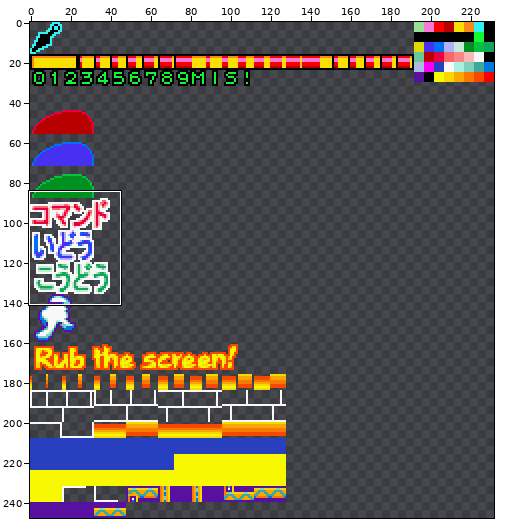
One commit to this sprite sheet: work_ACG/sys/obj/sys_ob_b_000.png. Above, an overview of the earlier version with the close-up marked.
Close-up. Old version:
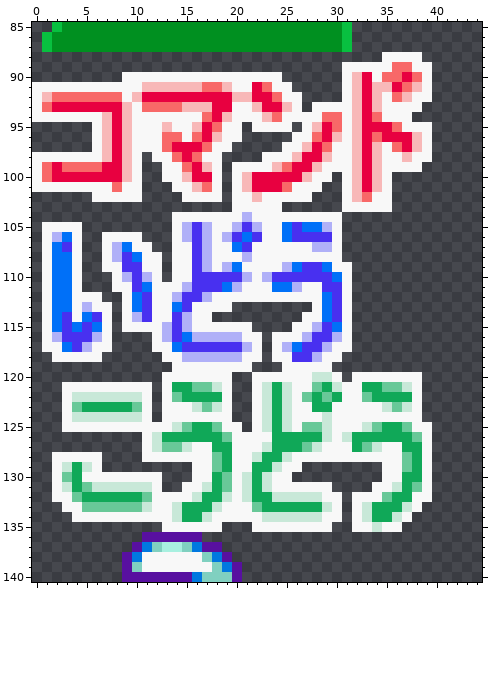
The file is 232x248 pixels. Shown: x 0..44, y 85..140.
New version:
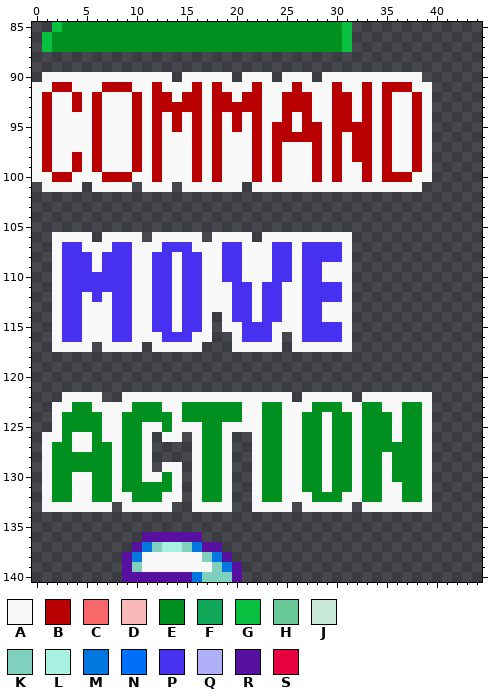
Palette (. is transparent): A #f8f8f8  B #b80000  C #f86868  D #f8b8b8  E #009020  F #10a858  G #08c040  H #68c898  J #c8e8d8  K #80d0c0  L #a8f0e0  M #0078e0  N #0070f8  P #4830f0  Q #b0b0f8  R #5810a0  S #e80040
Change:
@@ x 0..44 @@
  87 .GEEEEEEEEEEEEEEEEEEEEEEEEEEEEEG.............
- 88 ...................................AAAA......
- 89 ...............................AAAAACCAA.....
- 90 .........AAAAAAAAAAAAAAAA......ADSACCSCA.....
- 91 AAAAAAAAAAADDDDDDCCDAASCAA.....ADSDDSCDA.....
- 92 ADCCCCCCCADSSSSSSSSSDDSSCAA....ADSDACDAA.....
- 93 ACSSSSSSSDACCCCDDDSSAADSSDA.AAAADSDAAAA......
- 94 AAAAAAADSDAAAAAAACSDAAADCAAAACCADSCAAA.......
- 95 ......ADSDAAADAADSCAA.AAAA.ADSCADSSSCAAA.....
- 96 ......ADSDAAACCACSDAA.....AACSDADSCSSSDA.....
- 97 ......ADSDAAACSSSCAA.....AADSCAADSDACSDA.....
- 98 AAAAAAADSDA.AACSCAA....AAADSSDAADSDAADAA.....
- 99 ACSCCCCSSDA..AACSDA.AAAADCSSDAAADSDAAAA......
-100 ACSSSSSSSDA..AADSSA.ADSSSSSDAA.ADSDA.........
-101 AAAAAAAACAA...AADCA.ADSSSCAAA..ADSDA.........
-102 ......AAAAA....AAAA.AADAAAAA...ADCAA.........
-103 ....................AAAAA......AAAAA.........
-104 ..............AAAAAAAQAAAAAAAAA..............
-105 .AAAA.........AQPQAAQPQAANPNNQA..............
-106 .AQNA..AAAA...AQPQAQPNPAANPPPPA..............
-107 .ANPA..AQNAA..AAPQAANPAAAAAAQQA..............
-108 .ANNA..AQPNAA.AAPQAAAQAAAAAAAAA..............
-109 .ANNA..AAPPAA.AAPQAQNAAAAQNPPNAA.............
-110 .ANNA...AQPQA.AAPPPPPQAQPPPPPPNA.............
-111 .ANNA...AAPNAAAQPPPNQAAANNQAAPPA.............
-112 .ANNAAA..ANPAAQPPQAAAAAAAAAAANPA.............
-113 .ANNAQAA.ANPAANPAAAA........ANPA.............
-114 .ANPANPA.AQPAAPQAA.........AANPA.............
-115 .ANPNPNA.AAAAQPQAAAAAA....AAQPNA.............
-116 .AQPPPQA....AQPNQQQQQAA.AAAQPPQA.............
-117 .AANPQAA....AANPPPPPPQA.AQNPPQAA.............
-118 ..AAAAA......AAQQQQQQAA.AAPPQAA..............
-119 ..............AAAAAAAA...AAAAA...............
-120 .............AAAAAAA..AAAAAAJJA.AAAAAAA......
-121 ...AAAAAAAAA.AFFHHJA..AJFJAAHFJAAFFHHJA......
-122 ...AJJJJJJJA.AHFFFFA..AJFJAHFHFAAHFFFFA......
-123 ...AHFFFFFHA.AAAJHJA..AJFJAAFFAAAAAJHJA......
-124 ...AJJJJJJJA.AAAAAAA..AJFJAAAJAAAAAAAAA......
-125 ...AAAAAAAAAAAJHFFHAA.AJFJAHHJAAAJHFFHAA.....
-126 ...........AJFFFFFFHAAAAFFFFFJAJFFFFFFHA.....
-127 ...........AJHHJAAFFAAAJFFFHJAAAFHJAAFFA.....
-128 ..AAAAA....AAAAAAAHFAAJFFJAAAAAAAAAAAHFA.....
-129 ..AJFJA.........AAHFAAFFJAA........AAHFA.....
-130 ..AHFAAAAAAAA...AAFHAJFJAA.........AAFFA.....
-131 ..AJFHJJJJJJA..AAJFHAJFJAAAAAA....AAJFHA.....
-132 ..AAHFFFFFFHAAAAJFFJAJFFJJJJJAA.AAAHFFAA.....
-133 ...AAHHHHHHJAAJFFFJAAAHFFFFFFJA.AJFFFJA......
-134 ....AAAAAAAAAAJFFJAAAAAJJJJJJAA.AJFFJA.......
-135 .............AAAAAA...AAAAAAAA..AAJAA........
+ 88 .............................................
+ 89 .............................................
+ 90 .AAAAAAAAAAAAA.AAAAA.AAA.AAA.AAAAAAAAAA......
+ 91 AABBAAABBBAABAAABABAAABAAABAAABAABABBBAA.....
+ 92 ABAABABAAABABBABBABBABBAABBBAABBABABAABA.....
+ 93 ABAABABAAABABBBBBABBBBBAABBBAABBABABAABA.....
+ 94 ABAAAABAAABABABABABABABAABABAABBABABAABA.....
+ 95 ABAAAABAAABABABABABABABABBABBABBBBABAABA.....
+ 96 ABAAAABAAABABAAABABAAABABBBBBABABBABAABA.....
+ 97 ABAAAABAAABABAAABABAAABABAAABABABBABAABA.....
+ 98 ABAABABAAABABAAABABAAABABAAABABABBABAABA.....
+ 99 ABAABABAAABABAAABABAAABABAAABABAABABAABA.....
+100 AABBAAABBBAABAAABABAAABABAAABABAABABBBAA.....
+101 .AAAA.AAAA.AAA.AAAAAA.AAAAAAAAAAAAAAAAA......
+102 .............................................
+103 .............................................
+104 .............................................
+105 .............................................
+106 ..AAAA.AAAA.AAAAA.AAAA.AAAAAAAAA.............
+107 ..APPAAAPPAAAPPPAAAPPAAAPPAPPPPA.............
+108 ..APPPAPPPAAPPAPPAAPPAAAPPAPPPPA.............
+109 ..APPPAPPPAAPPAPPAAPPAAAPPAPPAAA.............
+110 ..APPPPPPPAAPPAPPAAPPAAAPPAPPAAA.............
+111 ..APPPPPPPAAPPAPPAAAPPAPPAAPPPPA.............
+112 ..APPAPAPPAAPPAPPAAAPPAPPAAPPPPA.............
+113 ..APPAAAPPAAPPAPPAAAPPAPPAAPPAAA.............
+114 ..APPAAAPPAAPPAPPA.APPAPPAAPPAAA.............
+115 ..APPAAAPPAAPPAPPA.AAPPPAAAPPPPA.............
+116 ..APPAAAPPAAAPPPAA..APPPA.APPPPA.............
+117 ..AAAA.AAAA.AAAAA...AAAAA.AAAAAA.............
+118 .............................................
+119 .............................................
+120 .............................................
+121 .............................................
+122 ...AAAA..AAAAAAAAAAAAAAAAA.AAAAA.AAAAAAA.....
+123 ..AAEEAAAAEEEAAEEEEEEAAEEAAAEEEAAEEAAEEA.....
+124 ..AEEEEAAEEEEEAEEEEEEAAEEAAEEAEEAEEEAEEA.....
+125 ..AEEEEAAEEAAEAAAEEAAAAEEAAEEAEEAEEEAEEA.....
+126 .AAEAAEAAEEA.AA.AEEA..AEEAAEEAEEAEEEAEEA.....
+127 .AEEAAEEAEEA....AEEA..AEEAAEEAEEAEEEEEEA.....
+128 .AEEEEEEAEEA....AEEA..AEEAAEEAEEAEEAEEEA.....
+129 .AEEEEEEAEEA.AA.AEEA..AEEAAEEAEEAEEAEEEA.....
+130 .AEEAAEEAEEAAEA.AEEA..AEEAAEEAEEAEEAEEEA.....
+131 .AEEAAEEAEEEEEA.AEEA..AEEAAEEAEEAEEAAEEA.....
+132 .AEEAAEEAAEEEAA.AEEA..AEEAAAEEEAAEEAAEEA.....
+133 .AAAAAAA.AAAAA..AAAA..AAAA.AAAAA.AAAAAAA.....
+134 .............................................
+135 .............................................
 136 ...........RRRRRR............................
Boxes around the changes in both close-ups, in picture pixels (x1, y1, x2, y2):
changed: (32, 52, 432, 532)
